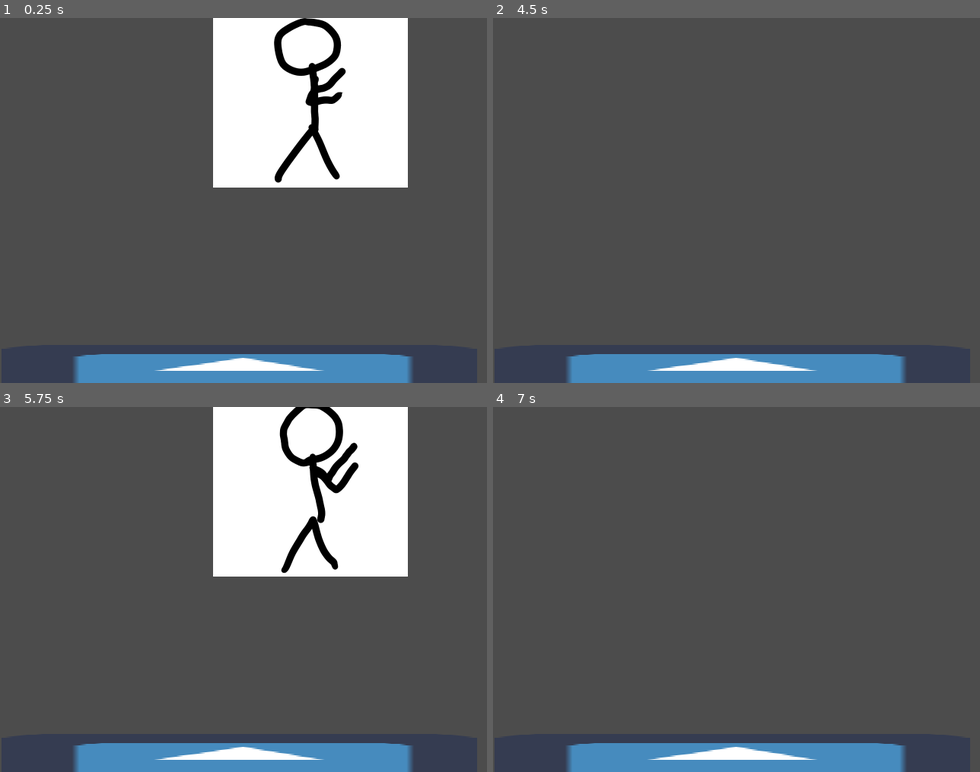
Above: before the commit, frames 1-4 (two rows, left to right).
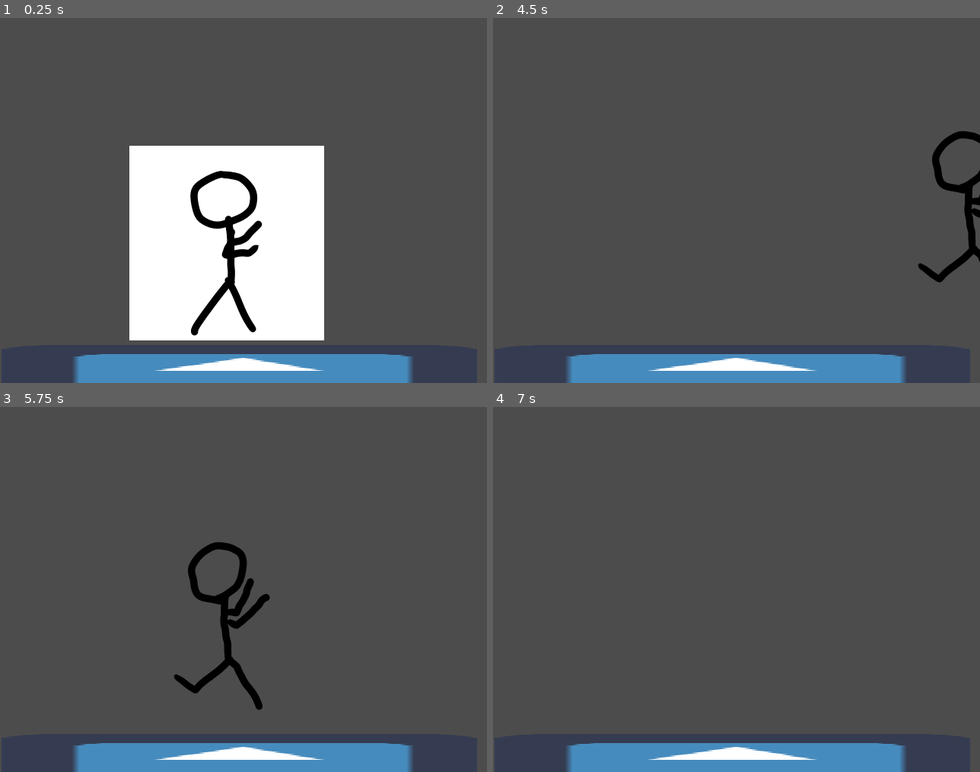
Above: after the commit, the same moments.

Repository: Utfigyii/fighting
Game: Godot game, scene res://assets/scenes/testArena.tscn
Two runs of this game, one before a commit and one after it. Both use one fixed random seed, a clock stepped at 60 frames per second and the inputs below. The engine's default icon, where the game draws it, is replaced by a stand-in: a white triangle on a blue panel in a dark square.
Inputs:
- Up to frame 1 (0.25 s): no input
- Up to frame 2 (4.5 s): tap Enter at 0.5, 2.75, 4.25 s; hold Right (ui_right) 0.53-1.28 s; hold Down (ui_down) 1.28-2.03 s; tap Space at 2, 3.5 s; hold Right (ui_right) 2.03-2.78 s; hold Up (ui_up) 2.78-3.53 s; hold Left (ui_left) from 3.53 s (still down)
- Up to frame 3 (5.75 s): release Left (ui_left) at 5.03 s; hold Down (ui_down) from 5.03 s (still down)
- Up to frame 4 (7 s): release Down (ui_down) at 5.78 s; hold Right (ui_right) 5.78-6.53 s; hold Up (ui_up) from 6.53 s (still down)

The runs differ from the first frame. In frame 1, 35% of the frame differs, in the area x 26-84%, y 0-89%; in frame 2, 1.2%; in frame 3, 20%; in frame 4, nothing differs.

Commit message:
loppu tältä erää

Diff:
--- a/assets/characters/FIGHTER_stickman.tscn
+++ b/assets/characters/FIGHTER_stickman.tscn
@@ -155,6 +155,16 @@
 [sub_resource type="AnimationNodeAnimation" id=13]
 animation = "jump"
 
+[sub_resource type="AnimationNodeAnimation" id=6]
+animation = "idle"
+
+[sub_resource type="AnimationNodeTransition" id=11]
+input_count = 2
+input_0/name = "no"
+input_0/auto_advance = false
+input_1/name = "yes"
+input_1/auto_advance = false
+
 [sub_resource type="AnimationNodeTransition" id=5]
 input_count = 2
 input_0/name = "no"
@@ -162,16 +172,6 @@
 input_1/name = "yes"
 input_1/auto_advance = false
 
-[sub_resource type="AnimationNodeAnimation" id=6]
-animation = "idle"
-
-[sub_resource type="AnimationNodeTransition" id=11]
-input_count = 2
-input_0/name = "no"
-input_0/auto_advance = false
-input_1/name = "yes"
-input_1/auto_advance = false
-
 [sub_resource type="AnimationNodeAnimation" id=10]
 animation = "walk"
 
@@ -179,16 +179,16 @@
 graph_offset = Vector2( -689.722, 51 )
 nodes/Animation/node = SubResource( 13 )
 nodes/Animation/position = Vector2( -60, 100 )
-nodes/IsOnGround/node = SubResource( 5 )
-nodes/IsOnGround/position = Vector2( 186.667, 133.333 )
 nodes/idleAnim/node = SubResource( 6 )
 nodes/idleAnim/position = Vector2( -260, 180 )
 nodes/isWalking/node = SubResource( 11 )
 nodes/isWalking/position = Vector2( -60, 220 )
 nodes/output/position = Vector2( 373.333, 80 )
+nodes/ssOnGround/node = SubResource( 5 )
+nodes/ssOnGround/position = Vector2( 186.667, 133.333 )
 nodes/walkAnim/node = SubResource( 10 )
 nodes/walkAnim/position = Vector2( -260, 320 )
-node_connections = [ "output", 0, "IsOnGround", "IsOnGround", 0, "Animation", "IsOnGround", 1, "isWalking", "isWalking", 0, "idleAnim", "isWalking", 1, "walkAnim" ]
+node_connections = [ "output", 0, "ssOnGround", "isWalking", 0, "idleAnim", "isWalking", 1, "walkAnim", "ssOnGround", 0, "Animation", "ssOnGround", 1, "isWalking" ]
 
 [node name="FIGHTER_stickman" type="Node2D"]
 scale = Vector2( 0.5, 0.5 )
@@ -203,6 +203,7 @@
 [node name="AnimatedSprite" type="AnimatedSprite" parent="KinematicBody2D"]
 frames = SubResource( 1 )
 animation = "idle"
+frame = 1
 
 [node name="AnimationPlayer" type="AnimationPlayer" parent="KinematicBody2D"]
 root_node = NodePath("../..")
@@ -215,5 +216,9 @@
 tree_root = SubResource( 7 )
 anim_player = NodePath("../AnimationPlayer")
 active = true
-parameters/IsOnGround/current = 1
 parameters/isWalking/current = 0
+parameters/ssOnGround/current = 1
+
+[node name="groundCheck" type="RayCast2D" parent="KinematicBody2D"]
+enabled = true
+cast_to = Vector2( 0, 300 )
--- a/assets/scenes/testArena.tscn
+++ b/assets/scenes/testArena.tscn
@@ -9,7 +9,7 @@
 [node name="rootNode" type="Node2D"]
 
 [node name="FIGHTER_stickman" parent="." instance=ExtResource( 2 )]
-position = Vector2( 408, 95 )
+position = Vector2( 298, 296 )
 
 [node name="floor" type="StaticBody2D" parent="."]
 position = Vector2( 512.5, 462 )
--- a/assets/scripts/FIGHTER_stickman.gd
+++ b/assets/scripts/FIGHTER_stickman.gd
@@ -2,11 +2,10 @@
 
 const GRAVITY = 9.2
 
-
 var y_velo = 0
 var facing_right = false
 var speed = 300
-var jumpForce = 20
+var jumpForce = 50
 var velocity = Vector2()
 
 var isOnGround  = true
@@ -16,11 +15,21 @@
 
 func _physics_process(delta):
 	handleInputs()
+
+	y_velo -= GRAVITY * delta
+	if y_velo < -30:
+		y_velo = 30
+
+	if $groundCheck.is_colliding():
+		y_velo = 0
+		isOnGround = true
+	else:
+		isOnGround = false
 	print(getInputDirection())
 	if getInputDirection().x != 0:
 		isMoving = true
-		velocity = move_and_slide(getInputDirection() * speed)
-		move_and_slide(velocity)
+		velocity = move_and_slide(Vector2(getInputDirection().x * speed, y_velo))
+		move_and_slide(velocity, Vector2(0, 1))
 	else:
 		isMoving = false
 
@@ -29,7 +38,7 @@
 func getInputDirection():
 	var inputDirection = Vector2()
 	inputDirection.x = Input.get_action_strength("ui_right") - Input.get_action_strength("ui_left")
-	inputDirection.y = Input.get_action_strength("ui_down") - Input.get_action_strength("ui_up")
+	inputDirection.y = Input.get_action_strength("ui_up") - Input.get_action_strength("ui_down")
 	if inputDirection.x == -1:
 		facing_right = true
 	else:
